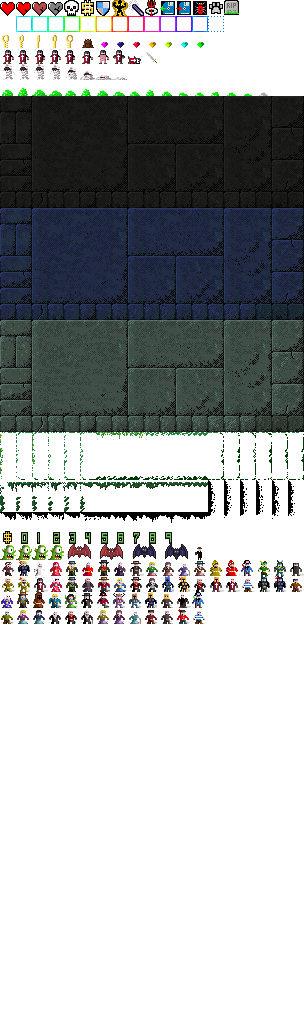
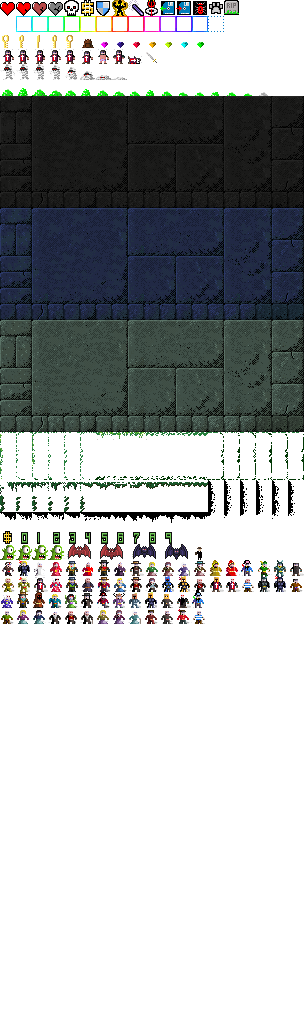
The second 304 x 1024 image is a revision of the first. Changes to its layers:
painted on "Layer" over 9, 432, 208, 485
